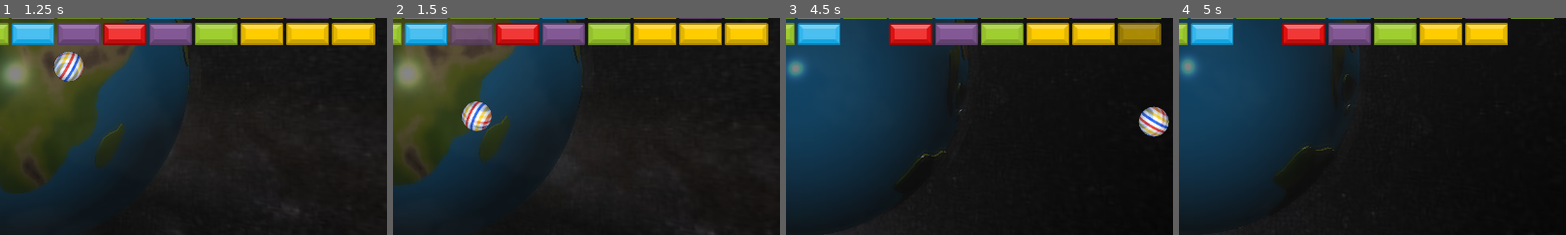
Above: before the commit, frames 1-4 (left to right).
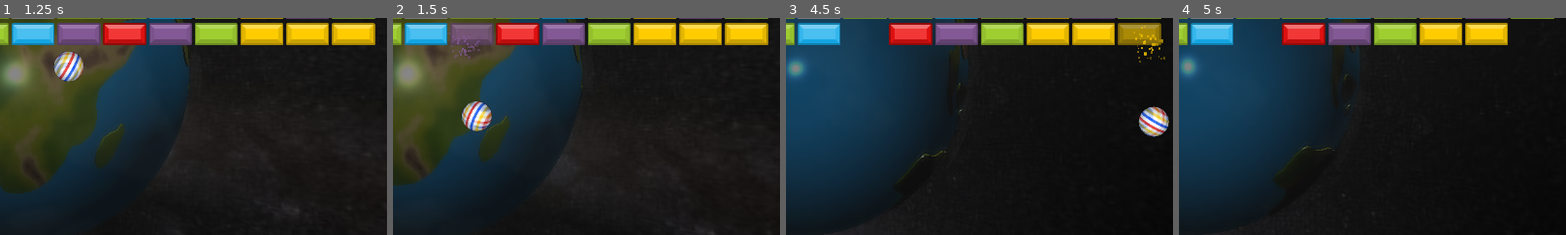
Above: after the commit, the same moments.

Repository: DrZanuff/breakout-2-5d
Game: Godot game, scene res://main_scene.tscn
Two runs of this game, one before a commit and one after it. Both use one fixed random seed, a clock stepped at 60 frames per second and the inputs below.
Inputs:
- Up to frame 1 (1.25 s): tap Enter at 0.5 s; hold Right (move_right) from 0.53 s (still down); tap Space (launch_ball) at 0.6 s
- Up to frame 2 (1.5 s): release Right (move_right) at 1.28 s; hold Left (move_left) from 1.28 s (still down); tap R at 1.35 s
- Up to frame 3 (4.5 s): release Left (move_left) at 2.03 s; hold Right (move_right) 2.03-3.53 s; tap Space (launch_ball) at 2.1, 3.6 s; tap R at 2.85, 4.35 s; hold Left (move_left) from 3.53 s (still down)
- Up to frame 4 (5 s): keep holding Left (move_left)
The pictures show only the part of the screen within x 49-99%, y 37-87%; the shares and areas given below are measured in that part.

Frame 1 is identical in both runs. In frame 2, 0.2% of the frame differs, in the area x 14-23%, y 6-19%; in frame 3, 0.2%, in the area x 90-98%, y 3-21%; in frame 4, nothing differs.

Commit message:
feat: implement particles

Diff:
--- a/scenes/ball/ball.gd
+++ b/scenes/ball/ball.gd
@@ -3,6 +3,7 @@
 class_name Ball
 
 signal launched
+signal brick_collision(position: Vector2, color: Brick.COLORS)
 
 ## Path into instanced `ball_3d_container.tscn` — %Ball3D does not resolve from this scene root.
 @onready var ball_3d: MeshInstance3D = $SubViewport/Ball3DContainer/Ball3D
@@ -72,9 +73,11 @@
 
 	var collider := col.get_collider()
 	var normal := col.get_normal()
+	var collider_position := col.get_position()
 
 	if collider is Brick:
 		(collider as Brick).hit()
+		brick_collision.emit(collider_position, collider.get_current_color())
 		velocity = velocity.bounce(normal)
 	elif collider is Player:
 		_bounce_off_paddle(col)
--- a/scenes/brick/brick.gd
+++ b/scenes/brick/brick.gd
@@ -31,6 +31,8 @@
 	_current_color = randi_range(COLORS.BLUE, COLORS.WHITE) as COLORS
 	_sprite.play("%s_idle" % _colors_map[_current_color])
 
+func get_current_color() -> COLORS:
+	return _current_color
 
 func hit() -> void:
 	if _gone:
--- /dev/null
+++ b/scenes/brick/particle.gd
@@ -0,0 +1,25 @@
+extends CPUParticles2D
+
+class_name BrickParticle
+
+const _colors_map = {
+	Brick.COLORS.BLUE: "#4ABFF0",
+	Brick.COLORS.GREEN: "#9FCE31",
+	Brick.COLORS.RED: "#F23737",
+	Brick.COLORS.YELLOW: "#FFCC00",
+	Brick.COLORS.PURPLE: "#835995",
+	Brick.COLORS.WHITE: "#CCCCCC",
+}
+
+var _current_color:Brick.COLORS = Brick.COLORS.BLUE
+
+func set_particle_color(color: Brick.COLORS):
+	var new_color = Color(_colors_map[color])
+	if new_color:
+		self.color = new_color
+
+func _ready() -> void:
+	self.emitting = true
+
+func _on_finished() -> void:
+	queue_free()
--- /dev/null
+++ b/scenes/brick/particle.tscn
@@ -0,0 +1,32 @@
+[gd_scene format=3 uid="uid://bv14fqdv6daxy"]
+
+[ext_resource type="Script" uid="uid://drifmk0u3xal1" path="res://scenes/brick/particle.gd" id="1_qbopc"]
+
+[sub_resource type="Gradient" id="Gradient_ahopp"]
+colors = PackedColorArray(1, 1, 1, 1, 1, 1, 1, 0.19215687)
+
+[node name="Particle" type="CPUParticles2D" unique_id=1638949730]
+emitting = false
+amount = 64
+lifetime = 0.2
+one_shot = true
+emission_shape = 1
+emission_sphere_radius = 6.58
+direction = Vector2(0, 0)
+spread = 180.0
+gravity = Vector2(0, 0)
+initial_velocity_min = 66.18
+initial_velocity_max = 176.07
+linear_accel_min = 25.99
+linear_accel_max = 72.97
+damping_min = 23.596
+damping_max = 52.912
+scale_amount_min = 2.0
+scale_amount_max = 4.0
+color = Color(2.887845e-06, 0.6483194, 0.90890235, 1)
+color_ramp = SubResource("Gradient_ahopp")
+hue_variation_min = -1.0
+hue_variation_max = 1.0
+script = ExtResource("1_qbopc")
+
+[connection signal="finished" from="." to="." method="_on_finished"]
--- a/scenes/game/game.gd
+++ b/scenes/game/game.gd
@@ -1,6 +1,7 @@
 extends Node2D
 
 const BRICK_SCENE := preload("res://scenes/brick/brick.tscn")
+const BRICK_PARTICLE_SCENE := preload("res://scenes/brick/particle.tscn")
 
 @onready var player: Player = $PlayerBody2D
 @onready var ball: Ball = $Ball
@@ -29,7 +30,13 @@
 	await _spawn_bricks()
 	ball.setup(player)
 	_update_status()
+	ball.brick_collision.connect(_create_particle)
 
+func _create_particle(position: Vector2, color: Brick.COLORS):
+	var particle: BrickParticle = BRICK_PARTICLE_SCENE.instantiate() as BrickParticle
+	particle.position = position
+	particle.set_particle_color(color)
+	bricks_root.add_child(particle)
 
 func _ensure_default_inputs() -> void:
 	var bindings: Dictionary = {
Not shown, added: scenes/brick/particle.gd.uid
